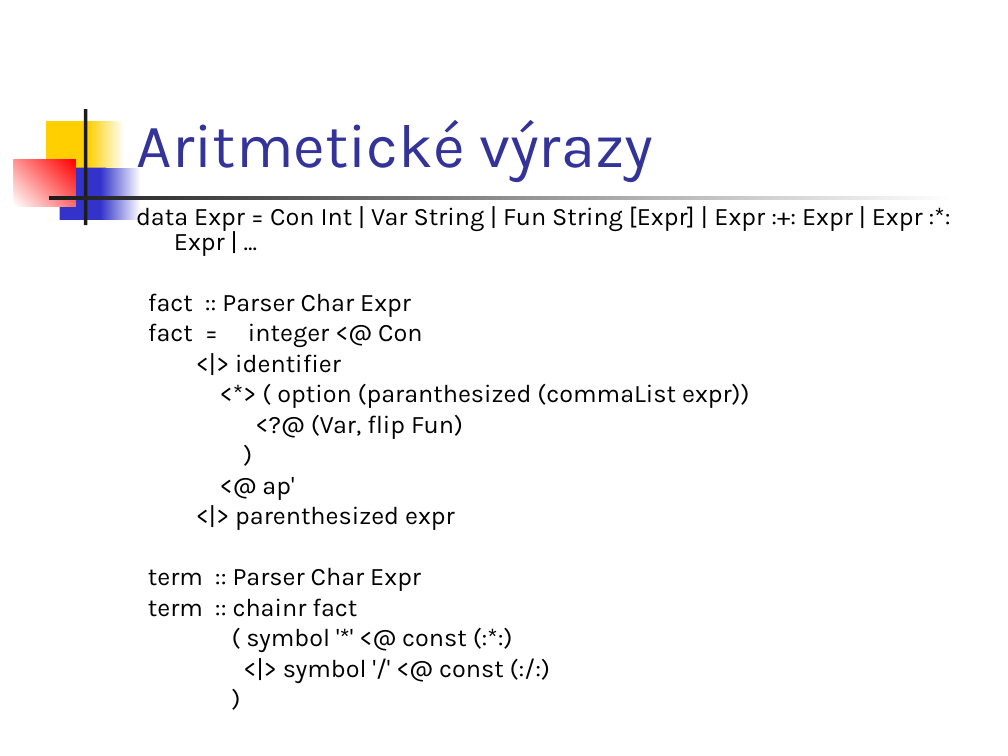
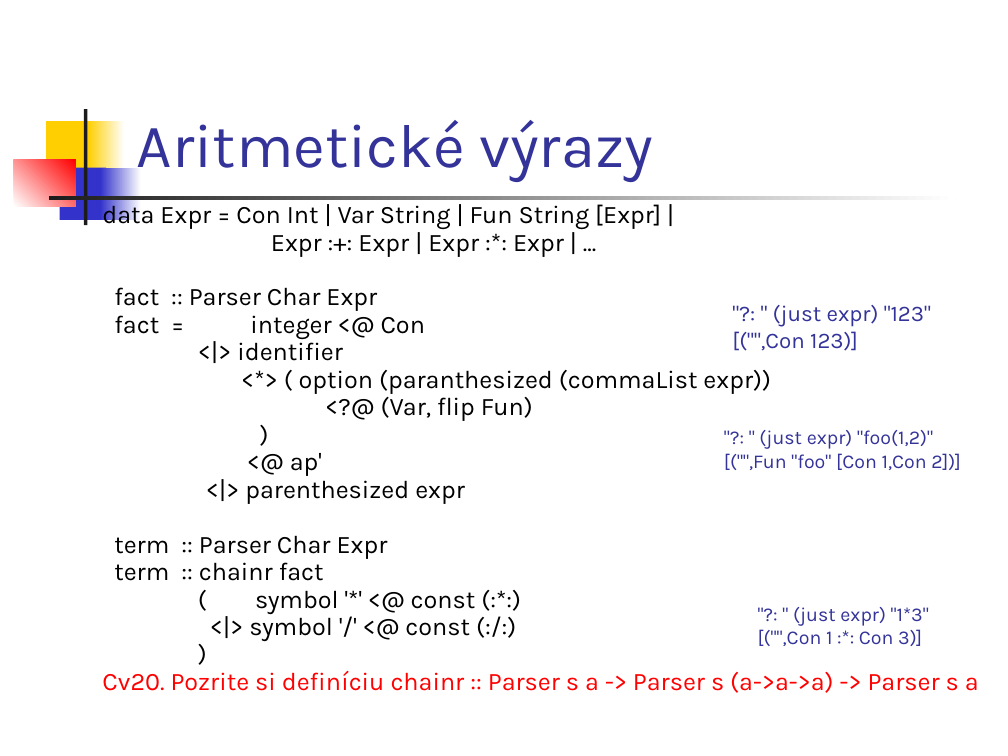
Before and after one commit to Funkcionalne/Prednasky, a slide deck: slide 23 of 09/09_fpro.ppt. Drawn at 1008x756 pixels with LibreOffice and Linux fonts; fonts in the diff are those of the drawing. Boxes give left, top, right and bottom in pixels: in the first picture for what was removed or moved away, otherwise in the second. Text is boxed around its words. In the diff, an @@ line names an element or a change of style, - is before the commit and + after.

```diff
--- a/09/09_fpro.ppt
+++ b/09/09_fpro.ppt
@@ text "data Expr = Con Int ...": place and size @@
-text "data Expr = Con Int ..." at [136, 206, 923, 683]
+text "data Expr = Con Int ..." at [102, 201, 979, 693]
@@ text at [102, 201, 661, 257]: text changed @@
-data Expr = Con Int | Var String | Fun String [Expr] | Expr :+: Expr | Expr :*: Expr | ...
+data Expr = Con Int | Var String | Fun String [Expr] |
+Expr :+: Expr | Expr :*: Expr | ...
@@ text at [114, 287, 771, 641]: line spacing 0.8 to 0.7 @@
@@ text added at [732, 305, 931, 351], 16 pt, text #333399 @@
+"?: " (just expr) "123"
+[("",Con 123)]
@@ text added at [724, 430, 960, 470], 14 pt, text #333399 @@
+"?: " (just expr) "foo(1,2)"
+[("",Fun "foo" [Con 1,Con 2])]
@@ text added at [758, 607, 929, 646], 14 pt, text #333399 @@
+"?: " (just expr) "1*3"
+[("",Con 1 :*: Con 3)]
@@ text at [102, 671, 979, 693]: paragraph added @@
+Cv20. Pozrite si definíciu chainr :: Parser s a -> Parser s (a->a->a) -> Parser s a
```
Also in this commit, not shown: 7 other slides changed, 4 other files.
